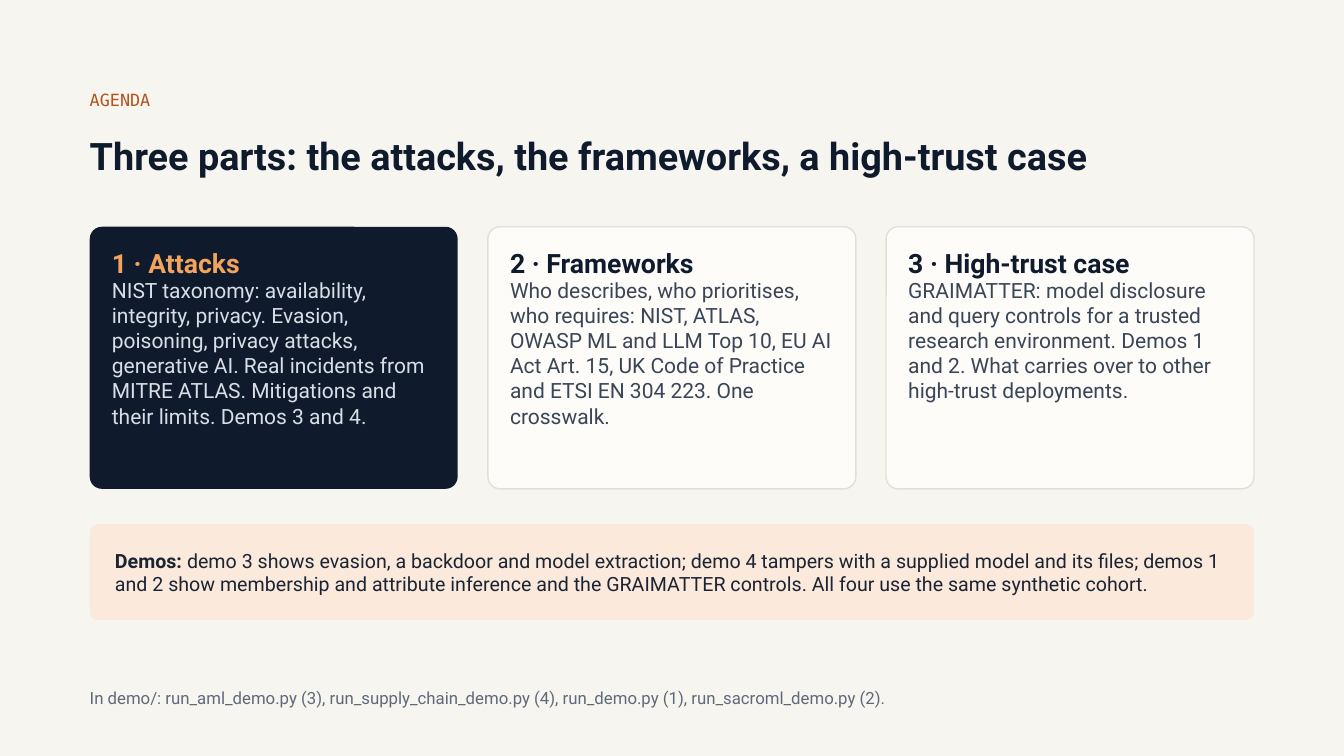
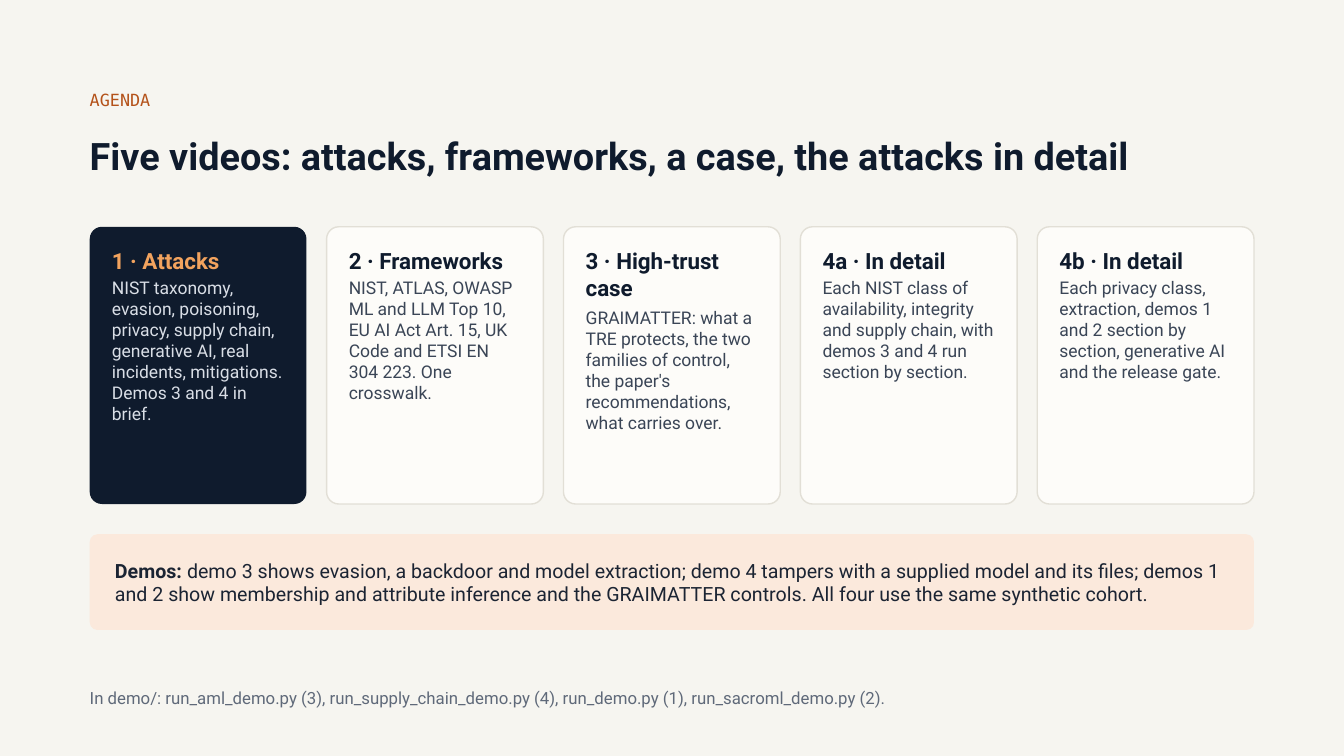
Before and after one commit to olonok69/graimatter_ML, a slide deck: slide 2 of docs/Adversarial_ML.pptx. Drawn at 1344x756 pixels with LibreOffice and Linux fonts; fonts in the diff are those of the drawing. Boxes give left, top, right and bottom in pixels: in the first picture for what was removed or moved away, otherwise in the second. Text is boxed around its words. In the diff, an @@ line names an element or a change of style, - is before the commit and + after.

Commit message:
Reorganise deck and guides for the video series
The deck grows to 53 slides with new slides for the NIST classes (part 4a
and 4b). The technical guide and presenter guide follow the four parts of
the series; Appendix B moves into Part 4 (sections 12-22) and a new
Appendix A maps guide, slides, videos and demos. Section references in the
README and the demo guides follow the new numbering.

```diff
--- a/docs/Adversarial_ML.pptx
+++ b/docs/Adversarial_ML.pptx
@@ title at bbox=[90, 141, 1129, 177]: text changed @@
-Three parts: the attacks, the frameworks, a high-trust case
+Five videos: attacks, frameworks, a case, the attacks in detail
@@ rounded rectangle: place and size @@
-rounded rectangle at bbox=[90, 227, 458, 489]
+rounded rectangle at bbox=[90, 227, 307, 504]
@@ rounded rectangle added at bbox=[327, 227, 543, 504], fill #FDFCF9, outline #E2DFD6 1 pt @@
@@ rounded rectangle: place and size @@
-rounded rectangle at bbox=[488, 227, 856, 489]
+rounded rectangle at bbox=[564, 227, 780, 504]
@@ rounded rectangle added at bbox=[801, 227, 1017, 504], fill #FDFCF9, outline #E2DFD6 1 pt @@
@@ proportions changed in 3 elements at bbox=[564, 227, 780, 504], bbox=[90, 227, 307, 504], bbox=[1037, 227, 1254, 504] @@
@@ rounded rectangle: place and size @@
-rounded rectangle at bbox=[886, 227, 1254, 489]
+rounded rectangle at bbox=[1037, 227, 1254, 504]
@@ text "2 · Frameworks": place and size @@
-text "2 · Frameworks" at bbox=[510, 253, 693, 274]
+text "2 · Frameworks" at bbox=[349, 252, 503, 270]
@@ size 19 to 16 pt in 3 elements at bbox=[112, 252, 219, 270], bbox=[349, 252, 503, 270], bbox=[586, 252, 719, 297] @@
@@ text "3 · High-trust case": place and size @@
-text "3 · High-trust case" at bbox=[908, 253, 1129, 279]
+text "3 · High-trust case" at bbox=[586, 252, 719, 297]
@@ text added at bbox=[823, 252, 946, 270], 16 pt, text #0F1B2D, bold @@
+4a · In detail
@@ text added at bbox=[1059, 252, 1183, 270], 16 pt, text #0F1B2D, bold @@
+4b · In detail
@@ text at bbox=[112, 281, 282, 420]: text changed; size 15 to 12.5 pt @@
-NIST taxonomy: availability, integrity, privacy. Evasion, poisoning, privacy attacks, generative AI. Real incidents from MITRE ATLAS. Mitigations and their limits. Demos 3 and 4.
+NIST taxonomy, evasion, poisoning, privacy, supply chain, generative AI, real incidents, mitigations. Demos 3 and 4 in brief.
@@ text at bbox=[349, 281, 512, 399]: text changed; size 15 to 12.5 pt @@
-Who describes, who prioritises, who requires: NIST, ATLAS, OWASP ML and LLM Top 10, EU AI Act Art. 15, UK Code of Practice and ETSI EN 304 223. One crosswalk.
+NIST, ATLAS, OWASP ML and LLM Top 10, EU AI Act Art. 15, UK Code and ETSI EN 304 223. One crosswalk.
@@ text added at bbox=[823, 280, 994, 382], 12.5 pt, text #3A4556 @@
+Each NIST class of availability, integrity and supply chain, with demos 3 and 4 run section by section.
@@ text removed at bbox=[908, 278, 1211, 403] @@
-GRAIMATTER: model disclosure and query controls for a trusted research environment. Demos 1 and 2. What carries over to other high-trust deployments.
@@ text added at bbox=[1059, 281, 1225, 382], 12.5 pt, text #3A4556 @@
+Each privacy class, extraction, demos 1 and 2 section by section, generative AI and the release gate.
@@ text added at bbox=[586, 311, 753, 429], 12.5 pt, text #3A4556 @@
+GRAIMATTER: what a TRE protects, the two families of control, the paper's recommendations, what carries over.
@@ rounded rectangle: place and size @@
-rounded rectangle at bbox=[90, 524, 1254, 620]
+rounded rectangle at bbox=[90, 534, 1254, 630]
@@ text "Demos: demo 3 shows evasion, ...": place and size @@
-text "Demos: demo 3 shows evasion, ..." at bbox=[115, 553, 1219, 595]
+text "Demos: demo 3 shows evasion, ..." at bbox=[115, 563, 1219, 605]
```
Also in this commit, not shown: 15 other slides changed, 12 slides added, 8 other files.
